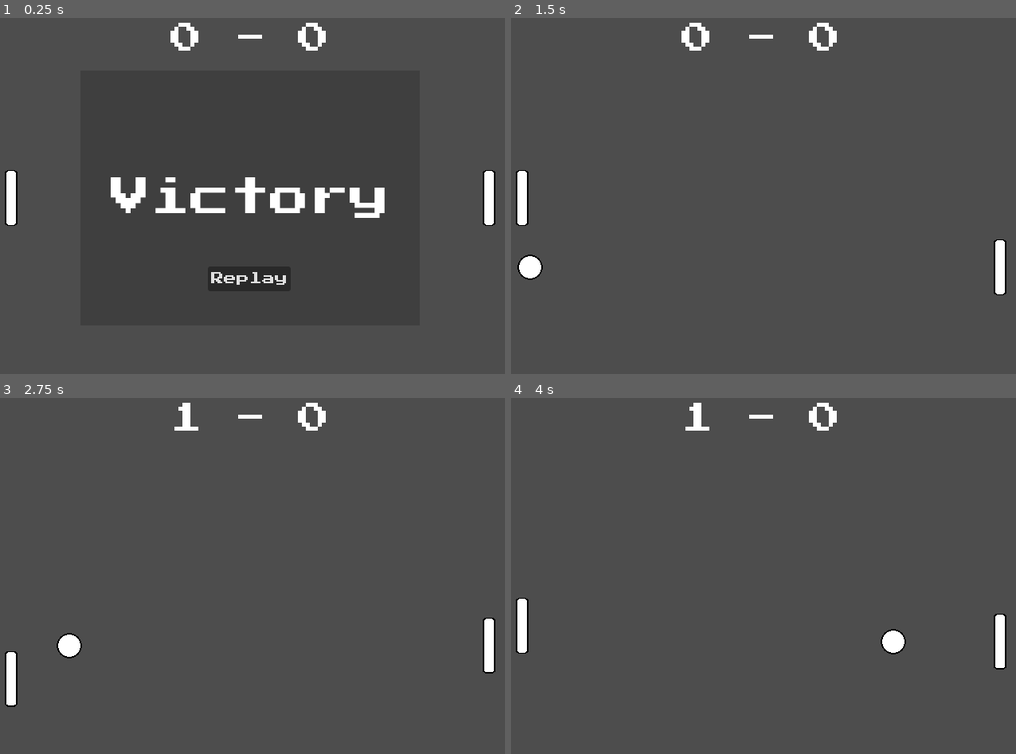
Above: before the commit, frames 1-4 (two rows, left to right).
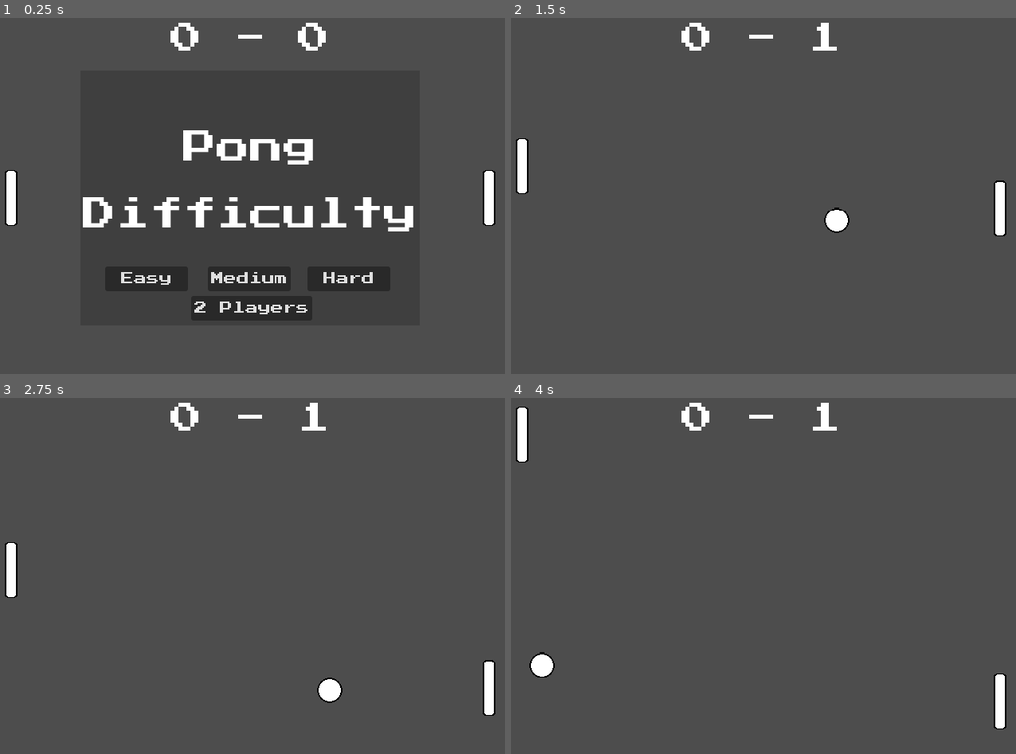
Above: after the commit, the same moments.

Repository: Enoxboo/Pong
Game: Godot game, scene res://Scene/main_scene.tscn
The game is run twice, just before and just after one commit, with the same random seed, the same clock (stepped at 60 frames per second) and the same inputs.
Inputs:
- Up to frame 1 (0.25 s): no input
- Up to frame 2 (1.5 s): click "Replay" (after the commit: "Medium") at 0.5 s; hold W (up) from 1.28 s (still down); hold Down (down2, bound only after the commit) from 1.28 s (still down)
- Up to frame 3 (2.75 s): tap Up (up2, bound only after the commit) at 1.55, 2.1 s; release W (up) at 2.03 s; release Down (down2, bound only after the commit) at 2.03 s; hold S (down) from 2.03 s (still down); tap Down (down2, bound only after the commit) at 2.3 s
- Up to frame 4 (4 s): release S (down) at 2.78 s; hold Down (down2, bound only after the commit) 2.78-3.53 s; hold W (up) from 2.78 s (still down); tap Up (up2, bound only after the commit) at 3.05, 3.6 s; tap Down (down2, bound only after the commit) at 3.8 s

The runs differ from the first frame. In frame 1, 5.4% of the frame differs, in the area x 16-82%, y 31-84%; in frame 2, 2.1%; in frame 3, 2.5%; in frame 4, 2.7%.

Commit message:
Final Game

Diff:
--- a/Ball/ball.gd
+++ b/Ball/ball.gd
@@ -1,15 +1,21 @@
 extends Node2D
 
-@export var speed := -300
+@export var speed := -500
 var angle := 90
 @export var score : RichTextLabel
+@export var winner_text : RichTextLabel
 var score1 := 0
 var score2 := 0
 var win := true
+
 @export var victory_screen : Control
+@export var main_screen : Control
+
 
 func _ready() -> void:
 	update_score(0, 0)
+	victory_screen.visible = false
+	main_screen.visible = true
 
 func _process(delta: float) -> void:
 	if win:
@@ -23,41 +29,55 @@
 
 	if position.x < 0:
 		reset_position()
-		update_score(1, 0)
+		update_score(0, 1)
 
 	if position.x > 640:
 		reset_position()
-		update_score(0, 1)
+		update_score(1, 0)
 
 
 func reset_position():
 	position.x = 320
 	position.y = 240
+	speed = 300
+	angle = 90
 
 func update_score(point1, point2):
 	score1 += point1
 	score2 += point2
 	score.text = str(score1) + " - " + str(score2)
-	if score1 == 10 or score2 == 10:
-		win_game()
+	if score1 == 10:
+		win_game("Player 1")
+	elif score2 == 10:
+		win_game("Player 2")
 
-func win_game():
+func win_game(winner):
 	reset_position()
 	win = true
+	winner_text.text = winner + " won"
 	victory_screen.visible = true
 
 func _on_area_2d_area_entered(area: Area2D) -> void:
+	var new_angle = angle
+	var new_speed = speed
 	var raquette_y = area.global_position.y
 	var ball_y = position.y
 
-	angle = ball_y - raquette_y
+	angle = (ball_y - raquette_y)*10
+	speed *= -1
 
-	speed *= -1.05
+	angle = clamp(new_angle, -300, 300)
 
 
 func _on_button_button_down() -> void:
 	victory_screen.visible = false
+	main_screen.visible = false
 	win = false
 	score1 = 0
 	score2 = 0
 	update_score(0, 0)
+
+
+func _on_button_2_button_down() -> void:
+	victory_screen.visible = false
+	main_screen.visible = true
--- a/Enemy/enemy.gd
+++ b/Enemy/enemy.gd
@@ -1,7 +1,53 @@
 extends Node2D
 
 @export var balle : Node2D
-var speed := 200
+var speed := 100
+var vision_distance := 370
+var difficulty
+var can_move := false
+var two_players := false
 
-func _process(delta: float) -> void:
-	position.y = balle.position.y
+func _physics_process(delta: float) -> void:
+	if two_players:
+		speed = 200
+		var new_position = position.y
+
+		if Input.is_action_pressed("down2"):
+			new_position += speed * delta
+		if Input.is_action_pressed("up2"):
+			new_position -= speed * delta
+
+		position.y = clamp(new_position, 60, 420)
+	else:
+		check_movement()
+		if not can_move:
+			return
+
+		var new_position = position.y
+		if balle.position.y > position.y:
+			new_position += speed * delta
+		else:
+			new_position -= speed * delta
+
+		position.y = clamp(new_position, 60, 420)
+
+func check_movement() -> void:
+	if balle.position.x > vision_distance:
+		can_move = true
+	else:
+		can_move = false
+
+func _easy() -> void:
+	speed = 75
+	vision_distance = 420
+
+func _medium() -> void:
+	speed = 100
+	vision_distance = 370
+
+func _hard() -> void:
+	speed = 125
+	vision_distance = 320
+
+func _on_button_4_button_up() -> void:
+	two_players = true
--- a/Scene/main_scene.tscn
+++ b/Scene/main_scene.tscn
@@ -7,10 +7,12 @@
 
 [node name="MainScene" type="Node2D"]
 
-[node name="Ball" parent="." node_paths=PackedStringArray("score", "victory_screen") instance=ExtResource("2_31fxm")]
+[node name="Ball" parent="." node_paths=PackedStringArray("score", "winner_text", "victory_screen", "main_screen") instance=ExtResource("2_31fxm")]
 position = Vector2(320, 240)
 score = NodePath("../RichTextLabel")
+winner_text = NodePath("../Control/RichTextLabel")
 victory_screen = NodePath("../Control")
+main_screen = NodePath("../Control2")
 
 [node name="Bar1" parent="." instance=ExtResource("1_j4qrl")]
 position = Vector2(20, 240)
@@ -30,6 +32,7 @@
 vertical_alignment = 1
 
 [node name="Control" type="Control" parent="."]
+visible = false
 layout_mode = 3
 anchors_preset = 0
 offset_left = 106.5
@@ -48,18 +51,100 @@
 offset_right = 426.0
 offset_bottom = 320.0
 theme_override_fonts/normal_font = ExtResource("4_4kvl3")
-theme_override_font_sizes/normal_font_size = 50
+theme_override_font_sizes/normal_font_size = 42
 text = "Victory"
 horizontal_alignment = 1
 vertical_alignment = 1
 
 [node name="Button" type="Button" parent="Control"]
 layout_mode = 0
+offset_left = 87.5
+offset_top = 239.0
+offset_right = 191.5
+offset_bottom = 270.0
+theme_override_fonts/font = ExtResource("4_4kvl3")
+text = "Replay"
+
+[node name="Button2" type="Button" parent="Control"]
+layout_mode = 0
+offset_left = 232.5
+offset_top = 239.0
+offset_right = 336.5
+offset_bottom = 270.0
+theme_override_fonts/font = ExtResource("4_4kvl3")
+text = "Exit"
+
+[node name="Control2" type="Control" parent="."]
+layout_mode = 3
+anchors_preset = 0
+offset_left = 106.5
+offset_top = 80.0
+offset_right = 532.5
+offset_bottom = 400.0
+
+[node name="ColorRect" type="ColorRect" parent="Control2"]
+layout_mode = 0
+offset_right = 426.0
+offset_bottom = 320.0
+color = Color(0.2484, 0.2484, 0.2484, 1)
+
+[node name="RichTextLabel" type="RichTextLabel" parent="Control2"]
+layout_mode = 0
+offset_right = 426.0
+offset_bottom = 320.0
+theme_override_fonts/normal_font = ExtResource("4_4kvl3")
+theme_override_font_sizes/normal_font_size = 42
+text = "Pong
+
+Difficulty
+
+"
+horizontal_alignment = 1
+vertical_alignment = 1
+
+[node name="Button" type="Button" parent="Control2"]
+layout_mode = 0
 offset_left = 159.5
 offset_top = 246.0
 offset_right = 263.5
 offset_bottom = 277.0
 theme_override_fonts/font = ExtResource("4_4kvl3")
-text = "Replay"
+text = "Medium"
+
+[node name="Button2" type="Button" parent="Control2"]
+layout_mode = 0
+offset_left = 284.5
+offset_top = 246.0
+offset_right = 388.5
+offset_bottom = 277.0
+theme_override_fonts/font = ExtResource("4_4kvl3")
+text = "Hard"
+
+[node name="Button3" type="Button" parent="Control2"]
+layout_mode = 0
+offset_left = 30.5
+offset_top = 246.0
+offset_right = 134.5
+offset_bottom = 277.0
+theme_override_fonts/font = ExtResource("4_4kvl3")
+text = "Easy"
+
+[node name="Button4" type="Button" parent="Control2"]
+layout_mode = 0
+offset_left = 138.5
+offset_top = 283.0
+offset_right = 290.5
+offset_bottom = 314.0
+theme_override_fonts/font = ExtResource("4_4kvl3")
+text = "2 Players"
 
 [connection signal="button_down" from="Control/Button" to="Ball" method="_on_button_button_down"]
+[connection signal="button_down" from="Control/Button2" to="Ball" method="_on_button_2_button_down"]
+[connection signal="button_down" from="Control2/Button" to="Ball" method="_on_button_button_down"]
+[connection signal="button_up" from="Control2/Button" to="Bar2" method="_medium"]
+[connection signal="button_down" from="Control2/Button2" to="Ball" method="_on_button_button_down"]
+[connection signal="button_up" from="Control2/Button2" to="Bar2" method="_hard"]
+[connection signal="button_down" from="Control2/Button3" to="Ball" method="_on_button_button_down"]
+[connection signal="button_up" from="Control2/Button3" to="Bar2" method="_easy"]
+[connection signal="button_down" from="Control2/Button4" to="Ball" method="_on_button_button_down"]
+[connection signal="button_up" from="Control2/Button4" to="Bar2" method="_on_button_4_button_up"]
--- a/project.godot
+++ b/project.godot
@@ -26,13 +26,21 @@
 down={
 "deadzone": 0.2,
 "events": [Object(InputEventKey,"resource_local_to_scene":false,"resource_name":"","device":-1,"window_id":0,"alt_press …(192 unchanged characters)…
-, Object(InputEventKey,"resource_local_to_scene":false,"resource_name":"","device":-1,"window_id":0,"alt_pressed":false,"shift_pressed":false,"ctrl_pressed":false,"meta_pressed":false,"pressed":false,"keycode":0,"physical_keycode":4194322,"key_label":0,"unicode":0,"location":0,"echo":false,"script":null)
 ]
 }
 up={
 "deadzone": 0.2,
 "events": [Object(InputEventKey,"resource_local_to_scene":false,"resource_name":"","device":-1,"window_id":0,"alt_press …(192 unchanged characters)…
-, Object(InputEventKey,"resource_local_to_scene":false,"resource_name":"","device":-1,"window_id":0,"alt_pressed":false,"shift_pressed":false,"ctrl_pressed":false,"meta_pressed":false,"pressed":false,"keycode":0,"physical_keycode":4194320,"key_label":0,"unicode":0,"location":0,"echo":false,"script":null)
+]
+}
+down2={
+"deadzone": 0.2,
+"events": [Object(InputEventKey,"resource_local_to_scene":false,"resource_name":"","device":-1,"window_id":0,"alt_pressed":false,"shift_pressed":false,"ctrl_pressed":false,"meta_pressed":false,"pressed":false,"keycode":0,"physical_keycode":4194322,"key_label":0,"unicode":0,"location":0,"echo":false,"script":null)
+]
+}
+up2={
+"deadzone": 0.2,
+"events": [Object(InputEventKey,"resource_local_to_scene":false,"resource_name":"","device":-1,"window_id":0,"alt_pressed":false,"shift_pressed":false,"ctrl_pressed":false,"meta_pressed":false,"pressed":false,"keycode":0,"physical_keycode":4194320,"key_label":0,"unicode":0,"location":0,"echo":false,"script":null)
 ]
 }
 
